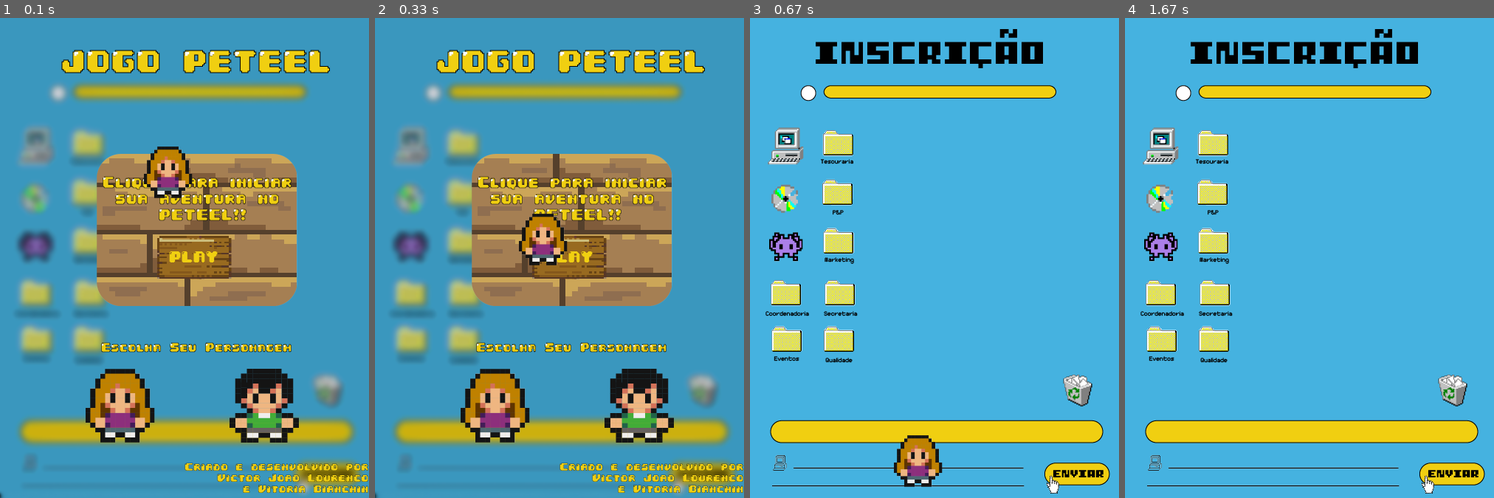
Above: before the commit, frames 1-4 (left to right).
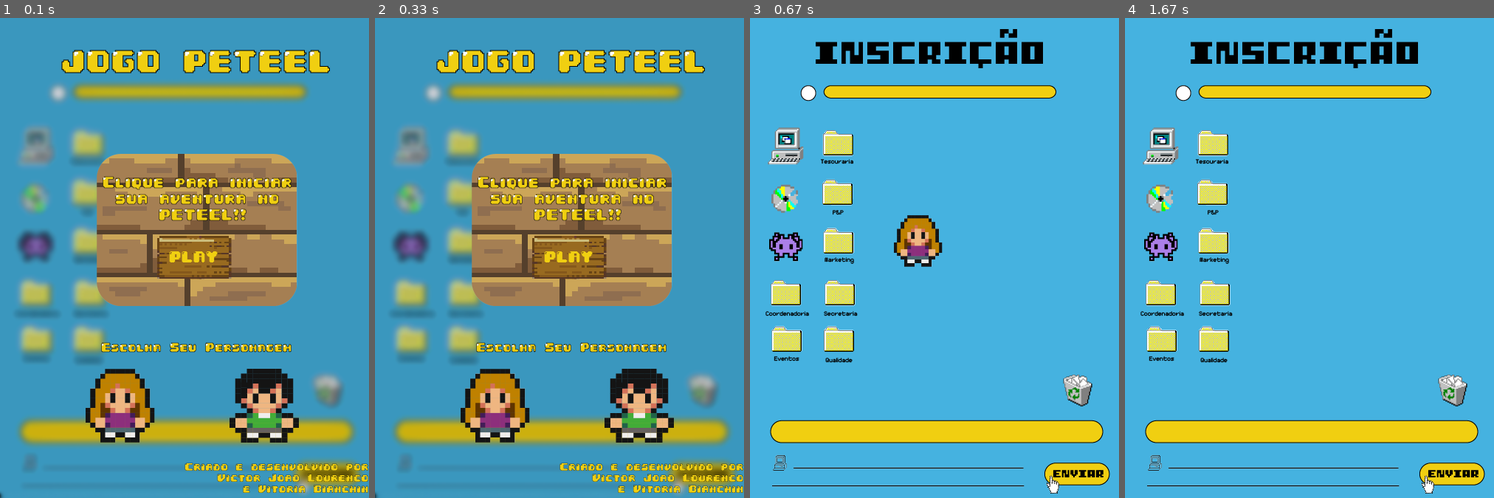
Above: after the commit, the same moments.

Repository: Victor-J-L/JOGO-PETEEL
Game: pygame game, started from primeirafase.py
Same seed, same stepped clock (60 frames per second), same inputs: the game is played once before the commit and once after it.
Inputs (mouse positions are in pixels of both pictures, inside the frame that each line leads up to):
- Up to frame 1 (0.1 s): no input
- Up to frame 2 (0.33 s): no input
- Up to frame 3 (0.67 s): click (945, 258) at 0.38 s
- Up to frame 4 (1.67 s): hold Right 0.67-1.13 s; move the mouse to (1294, 277) at 0.7 s; hold Right 1.17-1.63 s

The runs differ from the first frame. In frame 1, 1.1% of the frame differs, in the area x 39-53%, y 26-38%; in frame 2, 1.1%; in frame 3, 2.2%, in the area x 39-53%, y 41-98%; in frame 4, nothing differs.

Commit message:
adicionado a gravidade

Diff:
--- a/primeirafase.py
+++ b/primeirafase.py
@@ -27,11 +27,11 @@
         pygame.sprite.Sprite.__init__(self)
         self.image = pygame.image.load("Imagens/personagem/personagem1frente_min.png")
         self.rect = self.image.get_rect()
-        self.rect.center= (261,510)
+        self.rect.center= (800,800)
         self.rect.top = 800
         self.rect.left = 228
         self.rect.right = 228
-        self.pos = vec(228,200)
+        self.pos = vec(800,800)
         self.vel = vec(0, 0)
         self.acc = vec(0, 0)
 
@@ -178,11 +178,12 @@
                 personagem1.rect.left = 800
                 personagem2.rect.left = 800
                 personagem.rect.center = (228,200)
+                personagem.pos = vec(228,200)
                 selecao.rect.right = 800
                 fundo = pygame.image.load("Imagens/Primeira Fase/fundo1_1.png")
 
        #Código Movimento do personagem
-        personagem.acc = vec(0, 0.5)
+        personagem.acc = vec(0, 0.2)
         keys = pygame.key.get_pressed()
         if keys[pygame.K_LEFT]:
             personagem.acc.x = -0.5
